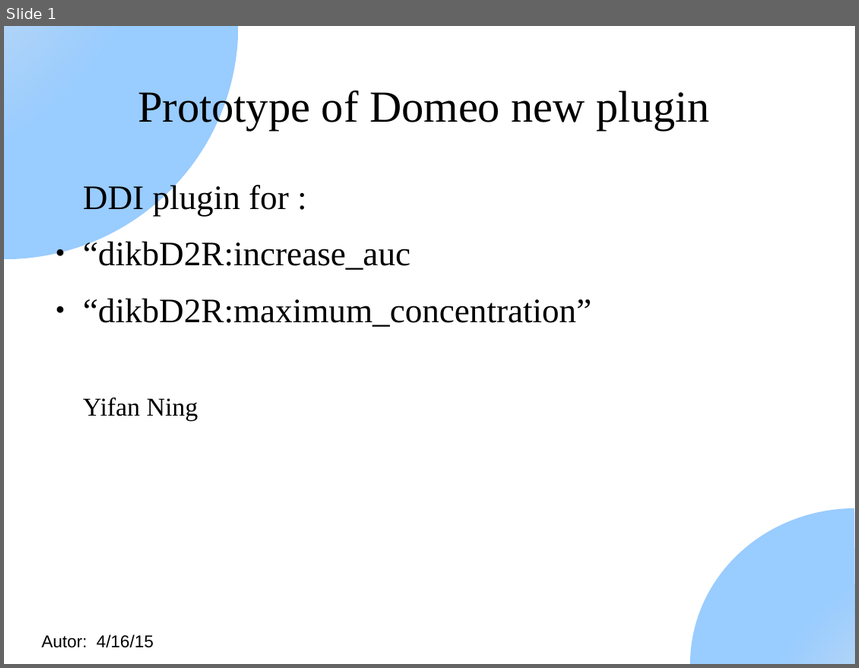
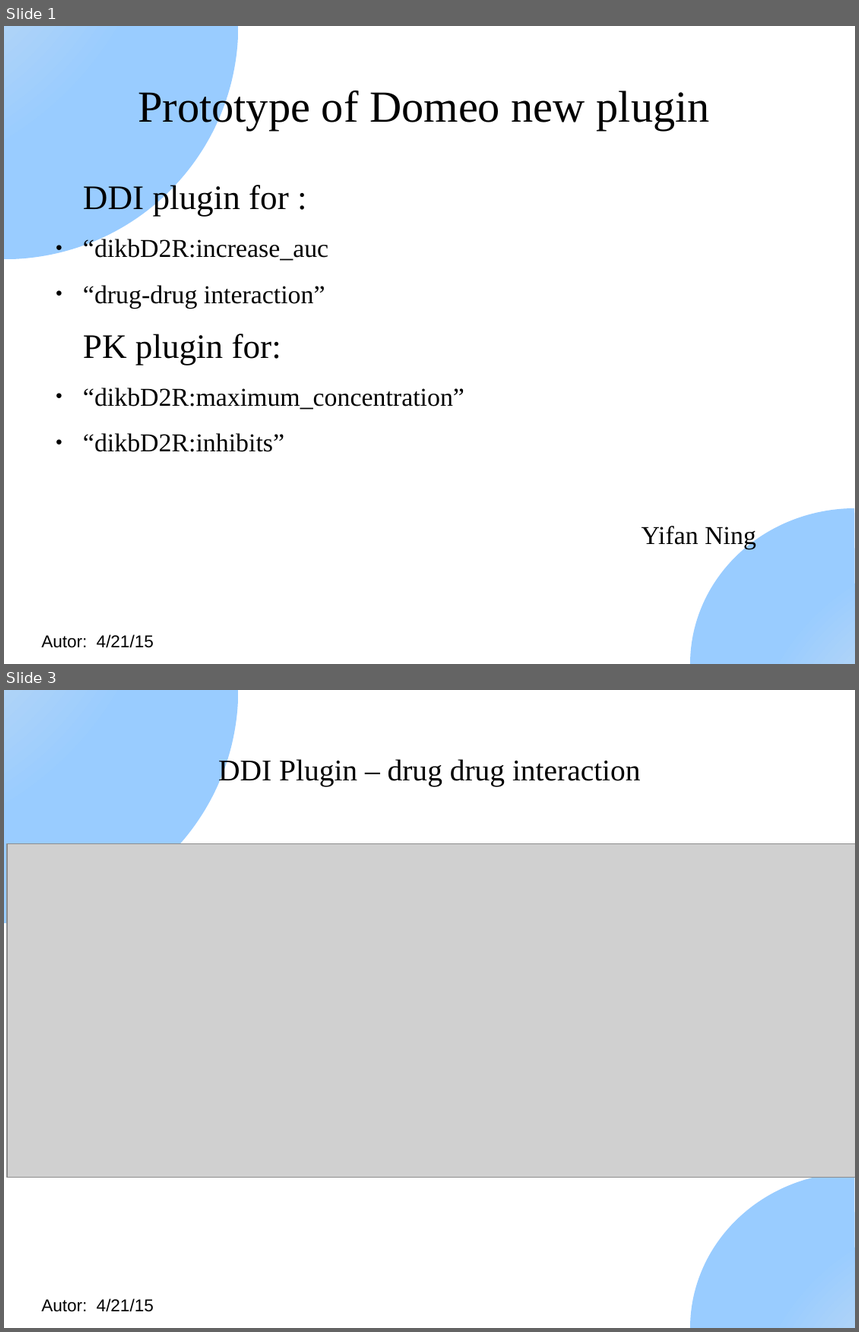
Before and after one commit to domeo/DomeoClient, a slide deck: Design/domeo-plugin-ddi-design.odp. Shown one above the other, each under a label of ours: slide 1 before the commit, slides 1 and 3 after it; the slides between them are not shown. The pictures are 859x668 and 859x1332 pixels, drawn with LibreOffice and Linux fonts; fonts in the diff are those of the drawing; grey boxes stand for pictures. Boxes give left, top, right and bottom in pixels: in the first picture for what was removed or moved away, otherwise in the second. Text is boxed around its words. In the diff, an @@ line names an element or a change of style, - is before the commit and + after.

Commit message:
update domeo new plugin mockups

```diff
--- a/Design/domeo-plugin-ddi-design.odp
+++ b/Design/domeo-plugin-ddi-design.odp
@@ slide 3 added at (x1=4, y1=690, x2=855, y2=1328), background #FFFFFF; not listed: 3 template elements that a slide beside it also shows @@
@@ title added at (x1=218, y1=757, x2=641, y2=787), 28 pt, text #000000 @@
+DDI Plugin – drug drug interaction
@@ picture added at (x1=7, y1=844, x2=855, y2=1178) @@
@@ slide 1 changed as well @@
@@ text at (x1=83, y1=237, x2=465, y2=410): size 32 to 24 pt in "“dikbD2R:increase_auc", "“dikbD2R:maximum_concentration”" @@
@@ text at (x1=83, y1=285, x2=325, y2=365): paragraphs added @@
+● “drug-drug interaction”
+PK plugin for:
@@ text at (x1=83, y1=433, x2=284, y2=452): paragraph added @@
+● “dikbD2R:inhibits”
@@ text at (x1=41, y1=635, x2=154, y2=648): text changed @@
-Autor: 4/16/15
+Autor: 4/21/15
```
Also in this commit, not shown: 3 other slides added, 2 slides removed.
